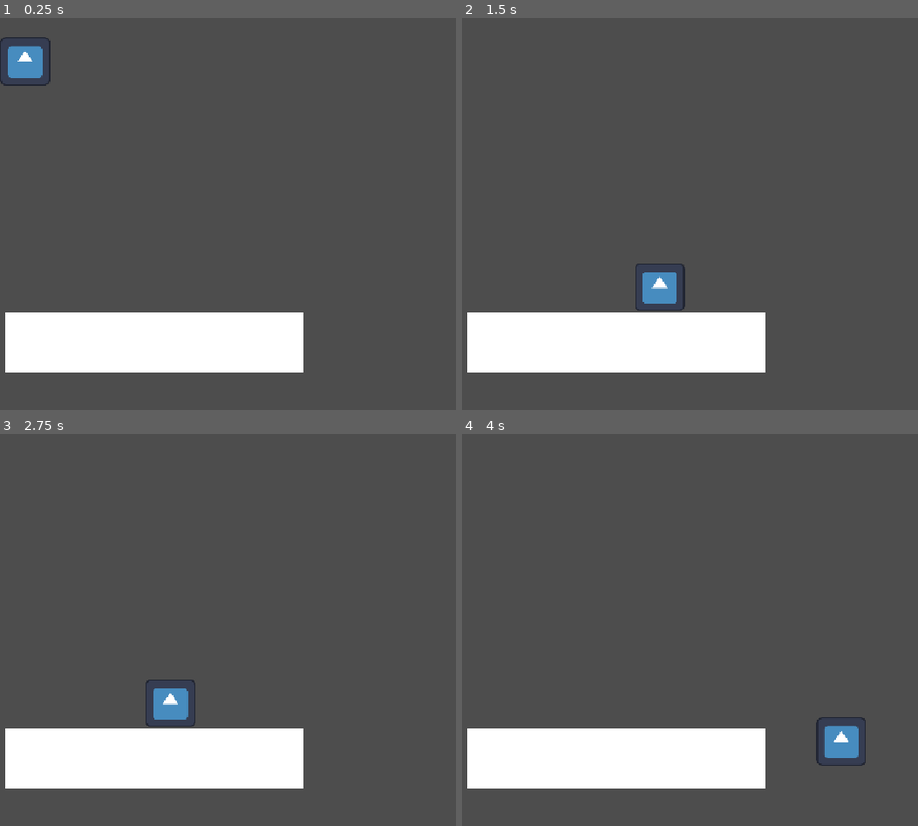
Above: before the commit, frames 1-4 (two rows, left to right).
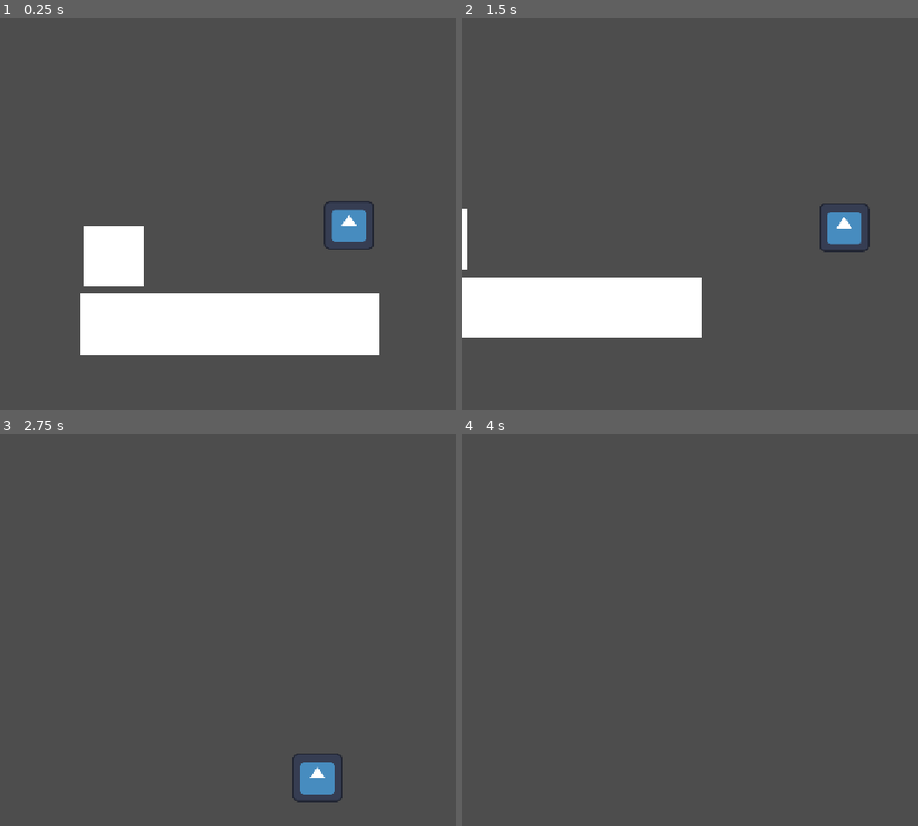
Above: after the commit, the same moments.

Repository: sirakit/Godot_Game_Jam_Project
Game: Godot game, scene res://World/world.tscn
Two runs of this game, one before a commit and one after it. Both use one fixed random seed, a clock stepped at 60 frames per second and the inputs below. The engine's default icon, where the game draws it, is replaced by a stand-in: a white triangle on a blue panel in a dark square.
Inputs:
- Up to frame 1 (0.25 s): no input
- Up to frame 2 (1.5 s): hold D (move_right) from 0.53 s (still down); tap W (jump) at 0.77 s
- Up to frame 3 (2.75 s): tap W (jump) at 1.52 s; release D (move_right) at 2.03 s; hold A (move_left) from 2.03 s (still down)
- Up to frame 4 (4 s): release A (move_left) at 2.78 s; hold D (move_right) from 2.78 s (still down); tap W (jump) at 3.02, 3.77 s

The runs differ from the first frame. In frame 1, 13% of the frame differs, in the area x 0-84%, y 4-91%; in frame 2, 13%; in frame 3, 11%; in frame 4, 11%.

Commit message:
Added Camera and UI scene

Diff:
--- a/Character/player.tscn
+++ b/Character/player.tscn
@@ -17,3 +17,8 @@
 [node name="CollisionShape2D" type="CollisionShape2D" parent="." unique_id=1906200216]
 position = Vector2(0.5, 0.5)
 shape = SubResource("RectangleShape2D_xepy2")
+
+[node name="RayCast2D" type="RayCast2D" parent="." unique_id=409810560]
+
+[node name="Camera2D" type="Camera2D" parent="." unique_id=681366418]
+position_smoothing_enabled = true
--- /dev/null
+++ b/UI.tscn
@@ -0,0 +1,8 @@
+[gd_scene format=3 uid="uid://dju7kk2tcfbc4"]
+
+[node name="CanvasLayer" type="CanvasLayer" unique_id=239509072]
+
+[node name="Label" type="Label" parent="." unique_id=178171190]
+offset_right = 40.0
+offset_bottom = 23.0
+text = "	"
--- a/World/world.tscn
+++ b/World/world.tscn
@@ -8,10 +8,16 @@
 [sub_resource type="RectangleShape2D" id="RectangleShape2D_xepy2"]
 size = Vector2(492, 102)
 
+[sub_resource type="QuadMesh" id="QuadMesh_qc24j"]
+size = Vector2(100, 100)
+
+[sub_resource type="RectangleShape2D" id="RectangleShape2D_8dto7"]
+size = Vector2(101, 100)
+
 [node name="World" type="Node2D" unique_id=1548029567]
 
 [node name="Player" parent="." unique_id=1705927466 instance=ExtResource("1_62w18")]
-position = Vector2(41, 43)
+position = Vector2(452, 344)
 
 [node name="Platform" type="StaticBody2D" parent="." unique_id=2101531985]
 
@@ -25,7 +31,12 @@
 shape = SubResource("RectangleShape2D_xepy2")
 
 [node name="BaseStation" type="Area2D" parent="." unique_id=1302406260]
+position = Vector2(-415, 1)
+
+[node name="MeshInstance2D" type="MeshInstance2D" parent="BaseStation" unique_id=591797586]
+position = Vector2(480, 422)
+mesh = SubResource("QuadMesh_qc24j")
 
 [node name="CollisionShape2D" type="CollisionShape2D" parent="BaseStation" unique_id=2040472398]
-
-[node name="Node2D" type="Node2D" parent="BaseStation/CollisionShape2D" unique_id=1176279472]
+position = Vector2(480.5, 422)
+shape = SubResource("RectangleShape2D_8dto7")
